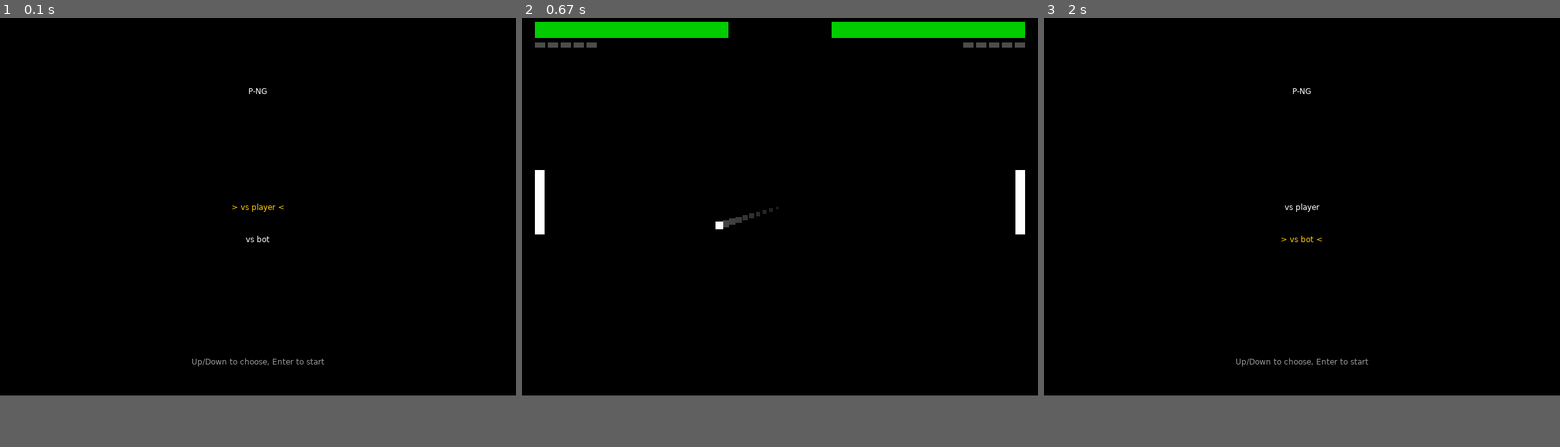
Above: before the commit, frames 1-3 (left to right).
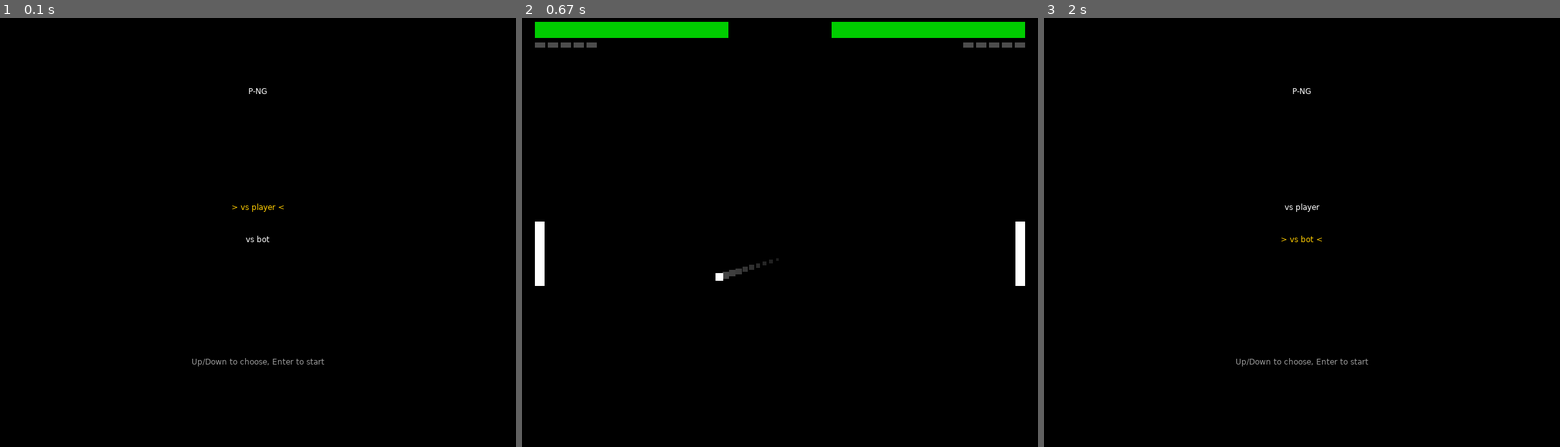
Above: after the commit, the same moments.

Repository: DWA146/TeraWeek3
Game: LÖVE game, started from main.lua
The game is run twice, just before and just after one commit, with the same random seed, the same clock (stepped at 60 frames per second) and the same inputs.
Inputs:
- Up to frame 1 (0.1 s): no input
- Up to frame 2 (0.67 s): tap Enter at 0.33 s
- Up to frame 3 (2 s): hold Esc 0.67-1.13 s; hold Up 0.67-1.13 s; hold Up 1.17-1.63 s; hold W 1.17-1.63 s; hold Down 1.67-1.97 s; hold S 1.67-1.97 s
In our replay, the window is 800x600 before the commit and 800x680 after it. These sizes can differ from the game's own. Grey fills any space a smaller window leaves; there, only what the larger window draws over its background counts as a difference.

The runs differ from the first frame. In frame 2, 1.2% of the frame differs, in the area x 2-98%, y 35-63%; in frame 3, less than 0.1%.

Commit message:
release 1.0

Diff:
--- /dev/null
+++ b/conf.lua
@@ -0,0 +1,5 @@
+function love.conf(t)
+    t.window.title = "P-NG"
+    t.window.width = 800
+    t.window.height = 680   -- 600 field + 80 HUD
+end
--- a/main.lua
+++ b/main.lua
@@ -1,14 +1,14 @@
-print("Hello, World!")
-
 function love.load()
 
     state = "menu"
     mode = "pvp"
     menuChoice = 1
-    botSpeed = 300
+    botSpeed = 250
 
     love.window.setTitle("P-NG")
     W , H = 800, 600
+    HUD = 80
+    love.window.setMode(W, H + HUD)
 
     paddleW, paddleH, paddleSpeed = 15, 100, 400
 
@@ -18,7 +18,9 @@
 
     hitsNeeded = 5
     superMult = 3
-    maxSpeed=  1200
+    maxSpeed=  1500
+    baseSpeed = 300
+    angleBoost = 1.5
     trail = {}
     trailTimer = 0
     maxHealth = 100
@@ -56,6 +58,8 @@
         state = "menu"
         p1.health = maxHealth
         p2.health = maxHealth
+        p1.hits, p2.hits = 0, 0
+        p1.armed, p2.armed = false, false
         gameOver = false
         winner = ""
         resetBall()
@@ -143,7 +147,6 @@
         end
     end
 
-
     -- richocheting balls
     if ball.y < 0 then
         ball.y = 0
@@ -195,7 +198,8 @@
 function bounce(p)
     ball.dx = -ball.dx * 1.05
     local hitPos = (ball.y + ball.size/2) - (p.y + paddleH/2)
-    ball.dy = hitPos * 5
+    local speedFactor = (math.abs(ball.dx) / baseSpeed) ^ angleBoost
+    ball.dy = hitPos * 5 * speedFactor
 
     if p.armed then
         ball.dx = ball.dx * superMult
@@ -214,7 +218,6 @@
 
 end
 
-
 local function barcolor(h)
     if h > 60 then
         return 0, 0.8, 0
@@ -248,8 +251,10 @@
         return
     end
 
-
     -- paddies
+
+    love.graphics.push()
+    love.graphics.translate(0, HUD)
     love.graphics.setColor(1, 1, 1)
     love.graphics.rectangle("fill", p1.x, p1.y, paddleW, paddleH)
     love.graphics.rectangle("fill", p2.x, p2.y, paddleW, paddleH)
@@ -273,6 +278,20 @@
     end
     love.graphics.rectangle("fill", ball.x, ball.y, ball.size, ball.size)
 
+
+
+
+    -- superrr readdyy hint
+    love.graphics.setColor(0.2,0.1,0.5)
+    if p1.armed then
+        love.graphics.rectangle("fill", p1.x - 2, p1.y - 2, paddleW + 4, paddleH + 4)
+    end
+    if p2.armed then
+        love.graphics.rectangle("fill", p2.x - 2, p2.y - 2, paddleW + 4, paddleH + 4)
+    end
+    love.graphics.setColor(1, 1, 1)
+    love.graphics.pop()
+
     -- hit counters
     for i = 1, hitsNeeded do
         love.graphics.setColor(0.3, 0.3, 0.3)
@@ -287,15 +306,6 @@
         end
     end
 
-    -- superrr readdyy hint
-    love.graphics.setColor(0.2,0.1,0.5)
-    if p1.armed then
-        love.graphics.rectangle("fill", p1.x - 2, p1.y - 2, paddleW + 4, paddleH + 4)
-    end
-    if p2.armed then
-        love.graphics.rectangle("fill", p2.x - 2, p2.y - 2, paddleW + 4, paddleH + 4)
-    end
-    love.graphics.setColor(1, 1, 1)
     -- health barrr
     love.graphics.setColor(0.3, 0.3, 0.3)
     love.graphics.rectangle("fill", 20, 20, 300, 25)
@@ -310,9 +320,9 @@
 
     --game over screen
     if gameOver then
-        love.graphics.setColor(0.9, 0.1, 0.1)
-        love.graphics.printf(winner .. " wins!\nPress R to restart", 0, H/2 - 40,W, "center", 0 ,1 ,1 )
-    end
-
-
-end
+        love.graphics.setColor(0.1, 0.9, 0.1)
+        love.graphics.printf(winner .. " wins!\nPress R to restart", 0, H/2 - 40 + HUD,W, "center", 0 ,1 ,1 )
+    end
+
+
+end
Not shown, added: pong.love
